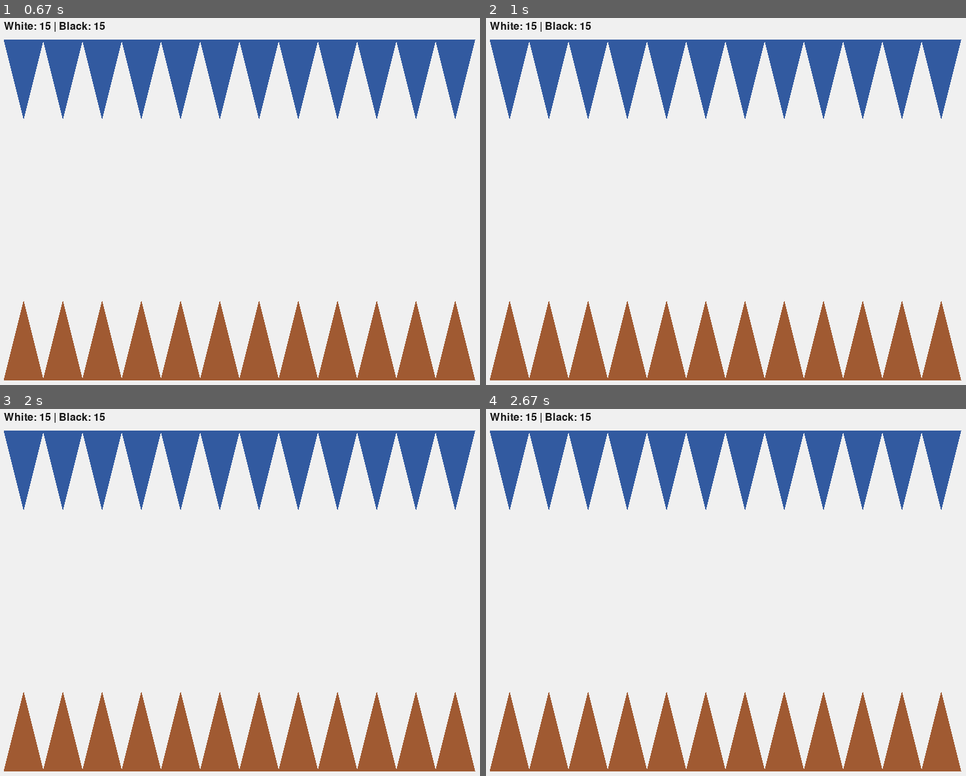
Above: before the commit, frames 1-4 (two rows, left to right).
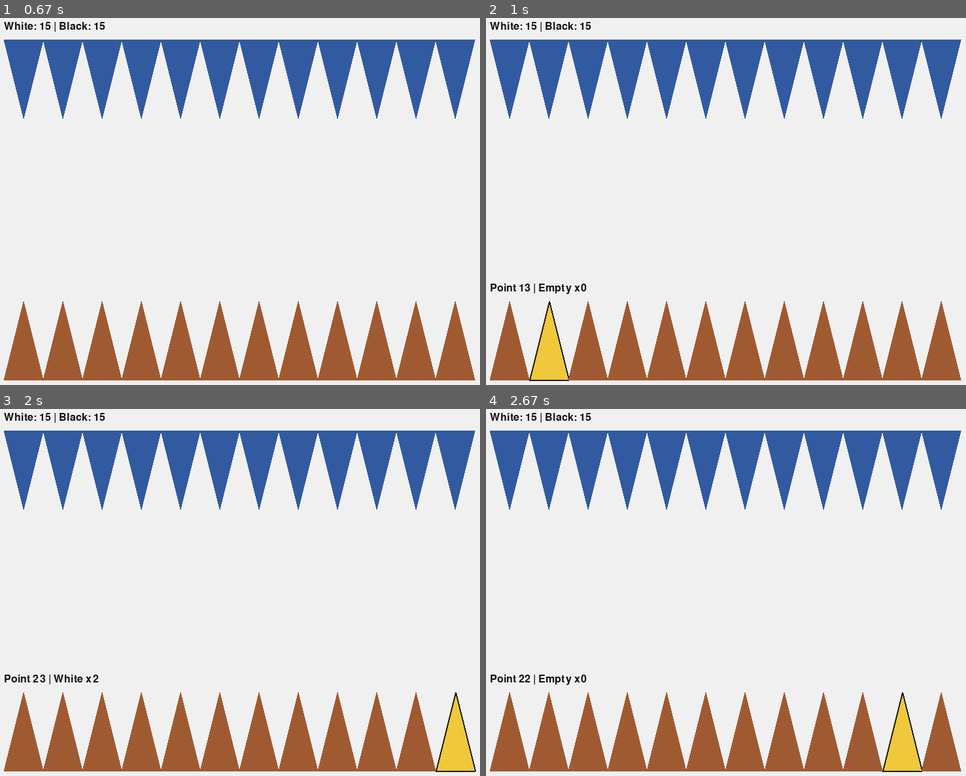
Above: after the commit, the same moments.

Repository: um-computacion/computacion-2025-backgammon-Macarena-Ardevol
Game: pygame game, started from backgammon/pygame_ui/__main__.py
The game is run twice, just before and just after one commit, with the same random seed, the same clock (stepped at 60 frames per second) and the same inputs.
Inputs (mouse positions are in pixels of both pictures, inside the frame that each line leads up to):
- Up to frame 1 (0.67 s): no input
- Up to frame 2 (1 s): click (562, 300) at 0.88 s
- Up to frame 3 (2 s): click (100, 456) at 1.22 s; click (115, 522) at 1.55 s; click (436, 750) at 1.88 s
- Up to frame 4 (2.67 s): click (649, 519) at 2.22 s; click (908, 702) at 2.55 s

Frame 1 is identical in both runs. In frame 2, 1.2% of the frame differs, in the area x 0-21%, y 72-99%; in frame 3, 1.2%; in frame 4, 1.2%, in the area x 0-91%, y 72-99%.

Commit message:
UI: hover en Pygame (resalta punto y muestra índice/duelo/cantidad)

Diff:
--- a/backgammon/pygame_ui/__main__.py
+++ b/backgammon/pygame_ui/__main__.py
@@ -16,6 +16,32 @@
     TOP_CLR = (50, 90, 160)
     BOT_CLR = (160, 90, 50)
     TXT = (20, 20, 20)
+    HILIGHT = (240, 200, 60)
+    OUTLINE = (30, 30, 30)
+
+    def tri_polygon_top(i, col_w):
+        x0 = MARGIN + i * col_w
+        x1 = x0 + col_w
+        return [(x0, MARGIN), (x1, MARGIN), ((x0 + x1) / 2, MARGIN + TRI_H)]
+
+    def tri_polygon_bottom(i, col_w):
+        x0 = MARGIN + i * col_w
+        x1 = x0 + col_w
+        return [(x0, H - MARGIN), (x1, H - MARGIN),
+                ((x0 + x1) / 2, H - MARGIN - TRI_H)]
+
+    def hover_index(mx, my, col_w):
+        # Top band
+        if MARGIN <= my <= MARGIN + TRI_H:
+            i = int((mx - MARGIN) // col_w)
+            if 0 <= i < 12 and MARGIN <= mx <= MARGIN + 12 * col_w:
+                return i  # 0..11
+        # Bottom band
+        if (H - MARGIN - TRI_H) <= my <= (H - MARGIN):
+            i = int((mx - MARGIN) // col_w)
+            if 0 <= i < 12 and MARGIN <= mx <= MARGIN + 12 * col_w:
+                return 12 + i  # 12..23
+        return None
 
     # Init
     pygame.init()
@@ -43,29 +69,46 @@
             # Fondo
             screen.fill(BG)
 
+            mx, my = pygame.mouse.get_pos()
+            idx = hover_index(mx, my, col_w)
+
             # Triángulos superiores (puntos 0..11)
             for i in range(12):
-                x0 = MARGIN + i * col_w
-                x1 = x0 + col_w
-                pygame.draw.polygon(
-                    screen, TOP_CLR,
-                    [(x0, MARGIN), (x1, MARGIN), ((x0 + x1) / 2, MARGIN + TRI_H)]
-                )
+                poly = tri_polygon_top(i, col_w)
+                color = HILIGHT if idx == i else TOP_CLR
+                pygame.draw.polygon(screen, color, poly)
+                # contorno si está resaltado
+                if idx == i:
+                    pygame.draw.polygon(screen, OUTLINE, poly, width=2)
 
             # Triángulos inferiores (puntos 12..23)
             for i in range(12):
-                x0 = MARGIN + i * col_w
-                x1 = x0 + col_w
-                pygame.draw.polygon(
-                    screen, BOT_CLR,
-                    [(x0, H - MARGIN), (x1, H - MARGIN), ((x0 + x1) / 2, H - MARGIN - TRI_H)]
-                )
+                poly = tri_polygon_bottom(i, col_w)
+                pt_index = 12 + i
+                color = HILIGHT if idx == pt_index else BOT_CLR
+                pygame.draw.polygon(screen, color, poly)
+                if idx == pt_index:
+                    pygame.draw.polygon(screen, OUTLINE, poly, width=2)
 
             # Totales de fichas
             white_total = board.count_total(Board.WHITE)
             black_total = board.count_total(Board.BLACK)
             info = font.render(f"White: {white_total} | Black: {black_total}", True, TXT)
             screen.blit(info, (MARGIN, MARGIN - 28))
+
+            # Tooltip simple de hover (índice, dueño, cantidad)
+            if idx is not None:
+                try:
+                    owner = board.owner_at(idx)
+                    cnt = board.count_at(idx)
+                    owner_lbl = "White" if owner == Board.WHITE else ("Black" if owner == Board.BLACK else "Empty")
+                    tip = font.render(f"Point {idx} | {owner_lbl} x{cnt}", True, TXT)
+                    # Mostrar arriba si el punto es top, abajo si es bottom
+                    tip_y = MARGIN + TRI_H + 8 if idx <= 11 else (H - MARGIN - TRI_H - 28)
+                    screen.blit(tip, (MARGIN, tip_y))
+                except Exception:
+                    # Si algo raro pasa con índices (no debería), ignoramos el tooltip
+                    pass
 
             pygame.display.flip()
             clock.tick(60)
